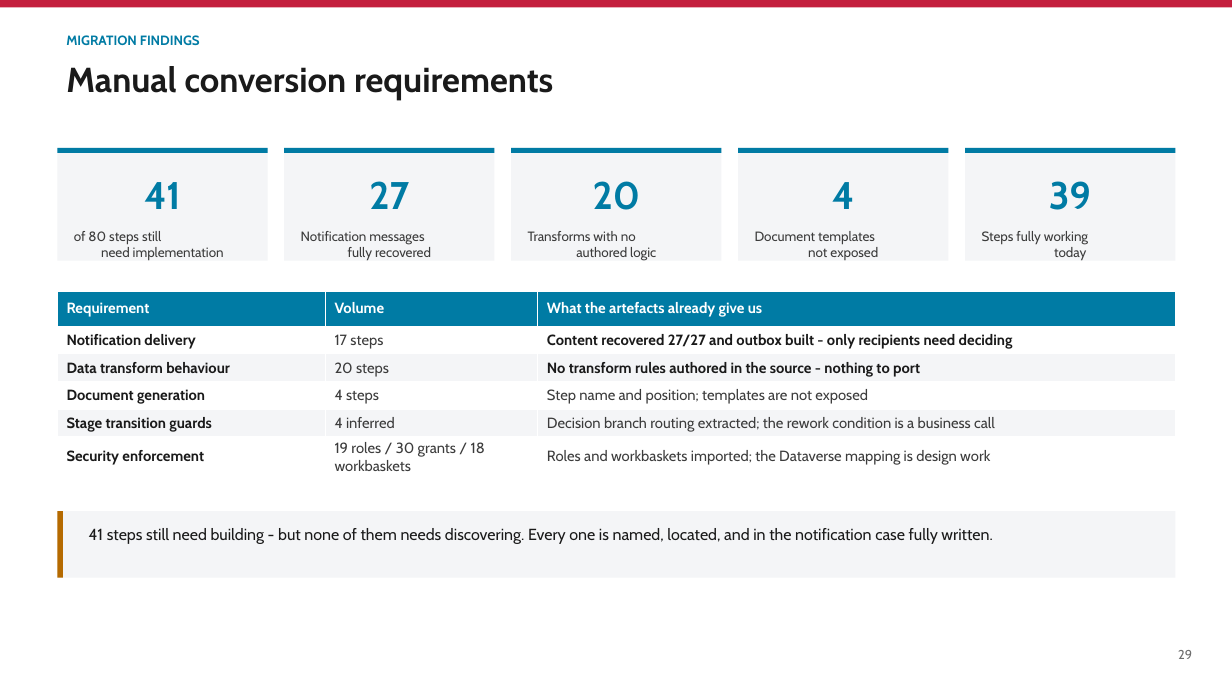
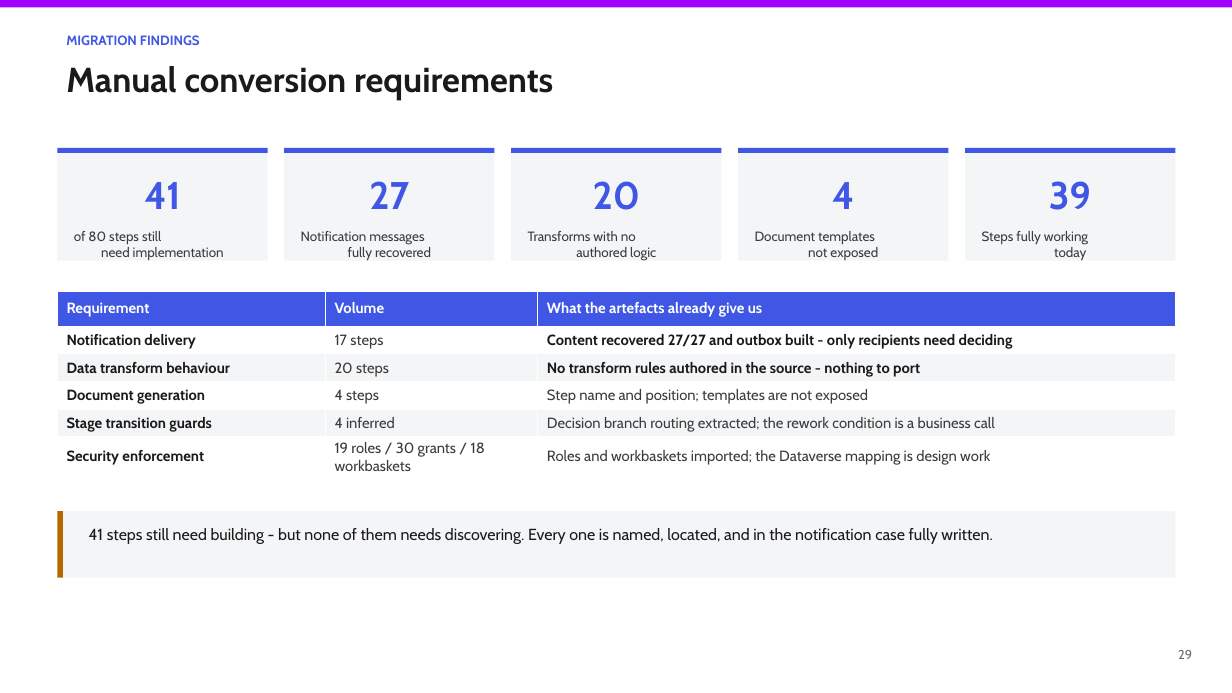
Before and after one commit to parclarke/LDD, a slide deck: slide 29 of lending-due-diligence-app/docs/Pega-to-PowerPlatform-Migration-PoC.pptx. Drawn at 1232x693 pixels with LibreOffice and Linux fonts; fonts in the diff are those of the drawing. Boxes give left, top, right and bottom in pixels: in the first picture for what was removed or moved away, otherwise in the second. Text is boxed around its words. In the diff, an @@ line names an element or a change of style, - is before the commit and + after.

```diff
--- a/lending-due-diligence-app/docs/Pega-to-PowerPlatform-Migration-PoC.pptx
+++ b/lending-due-diligence-app/docs/Pega-to-PowerPlatform-Migration-PoC.pptx
@@ rectangle at box(0, 0, 1232, 7): fill #C41F3E to #A100FF @@
@@ fill #007BA4 to #3F57E4 in 5 elements at box(57, 148, 268, 153), box(285, 148, 495, 153), box(511, 148, 722, 153), box(738, 148, 949, 153), box(965, 148, 1176, 153) @@
@@ text colour #007BA4 to #3F57E4 in 6 elements at box(66, 35, 200, 45), box(144, 182, 180, 209), box(369, 181, 409, 209), box(593, 181, 640, 210), box(832, 182, 854, 209), box(1049, 181, 1091, 210) @@
@@ table at box(57, 291, 1176, 475) @@
@@ fill #007BA4 to #3F57E4 in row 1 @@
```
Also in this commit, not shown: 53 other slides changed, 9 other files.
